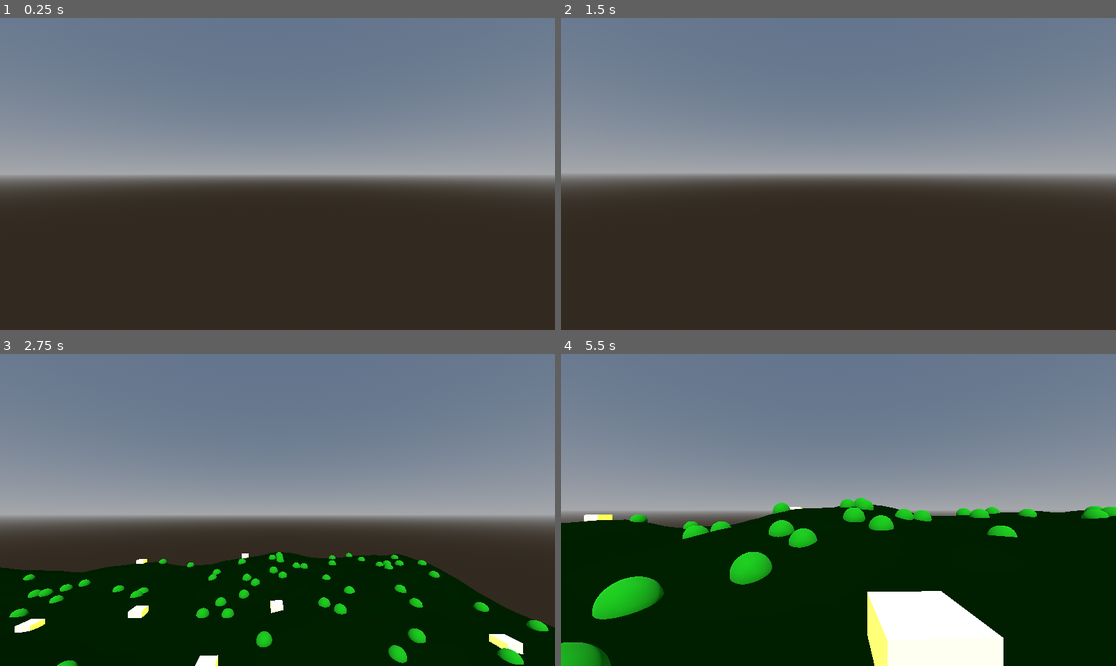
Above: before the commit, frames 1-4 (two rows, left to right).
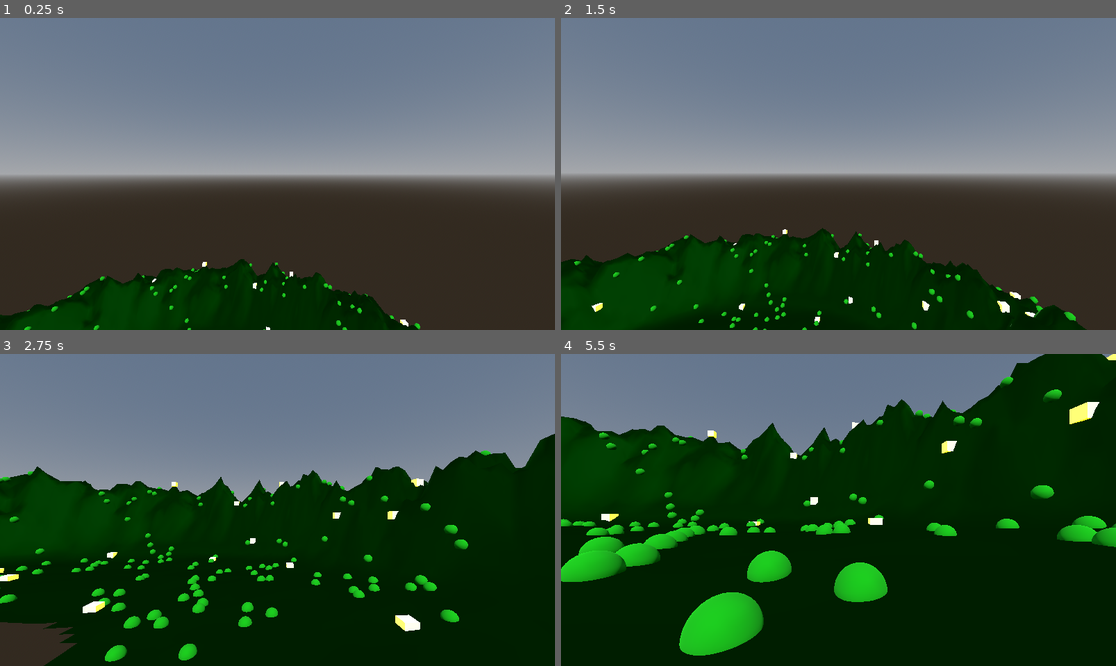
Above: after the commit, the same moments.

Repository: ShunNebula/MadeInAbyss
Game: Godot game, scene res://main.tscn
Two runs of this game, one before a commit and one after it. Both use one fixed random seed, a clock stepped at 60 frames per second and the inputs below.
Inputs (mouse positions are in pixels of both pictures, inside the frame that each line leads up to):
- Up to frame 1 (0.25 s): no input
- Up to frame 2 (1.5 s): tap Enter (ui_accept) at 0.5, 0.77 s; move the mouse to (866, 174) at 0.52 s; hold W (move_forward) from 0.53 s (still down); move the mouse to (810, 174) at 1.27 s
- Up to frame 3 (2.75 s): keep holding W (move_forward); tap Enter (ui_accept) at 1.52 s; move the mouse to (288, 503) at 2.02 s
- Up to frame 4 (5.5 s): keep holding W (move_forward); move the mouse to (832, 516) at 2.77 s; tap Enter (ui_accept) at 3.02, 3.77, 4.52 s; move the mouse to (877, 513) at 3.52 s; move the mouse to (794, 506) at 4.27 s; move the mouse to (844, 510) at 5.02 s

The runs differ from the first frame. In frame 1, 11% of the frame differs, in the area x 0-76%, y 77-100%; in frame 2, 22%; in frame 3, 36%; in frame 4, 49%, in the area x 0-100%, y 0-100%.

Commit message:
Create Mountain

Diff:
--- a/Scenes/Layers/Layer_01_Edge.tscn
+++ b/Scenes/Layers/Layer_01_Edge.tscn
@@ -12,7 +12,8 @@
 [node name="Layer01Edge" type="Node3D"]
 transform = Transform3D(1, 0, 0, 0, 1, 0, 0, 0, 1, 0, 553.02295, 0)
 script = ExtResource("1_8hnpc")
-height_multiplier = 10.0
+size_x = 100
+size_z = 100
 octaves = 7
 persistence = 100.0
 surface_material = ExtResource("2_47hoo")
@@ -20,6 +21,11 @@
 relic_scene = ExtResource("4_7dich")
 rock_density = 0.05
 relic_density = 0.005
+ring_radius = 40.0
+ring_inner_width = 12.0
+ring_shape_noise_scale = 0.25
+ring_shape_noise_strength = 10.0
+ring_height_noise_scale = 10.0
 
 [node name="TransitionZone" type="Area3D" parent="."]
 transform = Transform3D(1, 0, 0, 0, 1, 0, 0, 0, 1, 0, -10, 0)
--- a/Scripts/Generators/Layers/Layer_01_Generator.gd
+++ b/Scripts/Generators/Layers/Layer_01_Generator.gd
@@ -17,6 +17,16 @@
 @export var relic_scene: PackedScene
 @export var rock_density: float = 0.1      # 10% поверхности будет покрыто камнями
 @export var relic_density: float = 0.01    # 1% - реликвиями
+
+@export_group("Ring Mountains") # Создает красивую группу в инспекторе
+@export var ring_radius: float = 24.0 # Радиус, на котором будут пики гор
+@export var ring_inner_width: float = 8.0   # Ширина внутреннего обрыва (маленькая = резкий)
+@export var ring_outer_width: float = 30.0  # Ширина внешнего склона (большая = пологий)
+@export var ring_height: float = 15.0 # Дополнительная высота для гор
+@export var ring_shape_noise_scale: float = 0.05 # Масштаб шума для искажения формы
+@export var ring_shape_noise_strength: float = 4.0 # Сила искажения формы
+@export var ring_height_noise_scale: float = 0.08 # Масштаб шума для высоты пиков
+@export var ring_height_noise_strength: float = 0.5 # Влияние шума на высоту (0.5 = 50%)
 
 # Узел MeshInstance3D, который будет отображать нашу сгенерированную поверхность
 var terrain_mesh_instance: MeshInstance3D
@@ -35,42 +45,72 @@
 	print("Collision shape for surface created.")
 
 # Функция для получения высоты в точке (x, z)
-func _get_height(x: int, z: int) -> float:
-	var total_height = 0.0
+func _get_height(x_idx: int, z_idx: int) -> float:
+	# --- Часть 1: Базовый шум для общего рельефа (без изменений) ---
+	var base_noise_height = 0.0
+	# ... (весь код расчета base_noise_height, как и раньше) ...
+	# Я скопирую его сюда для полноты, чтобы ты мог просто заменить всю функцию
 	var current_amplitude = 1.0
-	var current_frequency = noise_scale # Начинаем с базовой частоты
-
-	# Для мульти-октавного шума (фрактальный шум)
+	var current_frequency = noise_scale
 	for i in range(octaves):
-		# Получаем 2D-шум из нашего гловального FastNoiseLite
-		# Умножаем координаты на текущую частоту, чтобы получить разные детали
-		# ШУм FastNoiseLite возвращает значения в диапозоне [-1, 1]
-		var noise_value = Global.noise.get_noise_2d(float(x) * current_frequency, float(z) * current_frequency)
-
-		# Добавляем к общей высоте, умножая на текущую амплитуду
-		total_height += noise_value * current_amplitude
-
-		# Обновляем амплитуду и частоту для следующей октавы
+		var noise_value = Global.noise.get_noise_2d(float(x_idx) * current_frequency, float(z_idx) * current_frequency)
+		base_noise_height += noise_value * current_amplitude
 		current_amplitude *= persistence
 		current_frequency *= lacunarity
-
-	# Нормализуем шум (т.к. tptal_height может выйти за [-1, 1] из-за октав)
-	# Этот шаг важен для контроля над height_multiplier.
-	var max_amplitude = 0.0 # Максимальная возможная амплитуда для заданного количества октав
+	var max_amplitude = 0.0
 	var amp = 1.0
 	for i in range(octaves):
 		max_amplitude += amp
 		amp *= persistence
-
-	# Если max_amplitude > 0, нормализуем, иначе избегаем деления на ноль.
 	if max_amplitude > 0:
-		total_height /= max_amplitude
+		base_noise_height /= max_amplitude
 	else:
-		total_height = 0.0
-
-	# Преобразуем шум [-1, 1] в [0, 1] (для удобства работы с высотами)
-	# Затем умножаем на height_multiplier, чтобы получить итоговую высоту
-	return (total_height + 1.0) * 0.5 * height_multiplier
+		base_noise_height = 0.0
+	base_noise_height = (base_noise_height + 1.0) * 0.5 * height_multiplier
+
+	# --- Часть 2: Искажение формы кольца (Domain Warping) ---
+	# Мы используем еще один шум, чтобы получить смещение для наших координат
+	var offset_x = Global.noise.get_noise_2d(float(x_idx) * ring_shape_noise_scale, float(z_idx) * ring_shape_noise_scale + 100.0)
+	var offset_z = Global.noise.get_noise_2d(float(x_idx) * ring_shape_noise_scale + 200.0, float(z_idx) * ring_shape_noise_scale)
+	# (+100.0, +200.0 - это просто смещение, чтобы использовать разные участки шума для X и Z)
+
+	var warped_x = float(x_idx) + offset_x * ring_shape_noise_strength
+	var warped_z = float(z_idx) + offset_z * ring_shape_noise_strength
+
+	# --- Часть 3: Расчет высоты асимметричного "бублика" ---
+	var centered_x = warped_x - (float(size_x) / 2.0)
+	var centered_z = warped_z - (float(size_z) / 2.0)
+	var distance_from_center = sqrt(centered_x * centered_x + centered_z * centered_z)
+
+	# Вычисляем НАПРАВЛЕННОЕ расстояние от пика. < 0 = внутри, > 0 = снаружи.
+	var signed_distance_from_ring = distance_from_center - ring_radius
+
+	var ring_strength = 0.0
+
+	# ПРОВЕРЯЕМ, ГДЕ МЫ НАХОДИМСЯ
+	if signed_distance_from_ring < 0:
+		# --- Мы на ВНУТРЕННЕМ склоне (обрыв) ---
+		# Используем маленькую ширину для резкого спада
+		if ring_inner_width > 0:
+			ring_strength = 1.0 - smoothstep(0.0, ring_inner_width, abs(signed_distance_from_ring))
+	else:
+		# --- Мы на ВНЕШНЕМ склоне ---
+		# Используем большую ширину для пологого спада
+		if ring_outer_width > 0:
+			ring_strength = 1.0 - smoothstep(0.0, ring_outer_width, signed_distance_from_ring)
+
+	# --- Часть 4: Искажение высоты кольца (без изменений) ---
+	var height_noise = Global.noise.get_noise_2d(float(x_idx) * ring_height_noise_scale, float(z_idx) * ring_height_noise_scale)
+	var modulated_ring_height = ring_height * (1.0 + (height_noise * ring_height_noise_strength))
+	var mountain_height = modulated_ring_height * ring_strength
+
+	# --- Часть 5: Комбинируем всё вместе ---
+	# Мы хотим, чтобы горы "вырастали" из базового ландшафта, а не просто ставились поверх.
+	# Поэтому мы используем max(), чтобы выбрать большее из двух значений.
+	# Но чтобы сделать переход плавным, мы смешаем их с помощью ring_strength.
+	var final_height = lerp(base_noise_height, max(base_noise_height, mountain_height), ring_strength)
+
+	return final_height
 
 func generate_surface():
 	print("Generating surface...")
--- a/main.tscn
+++ b/main.tscn
@@ -21,7 +21,7 @@
 [node name="LayerContainer" type="Node3D" parent="."]
 
 [node name="Player" parent="." instance=ExtResource("1_ig7tw")]
-transform = Transform3D(1, 0, 0, 0, 1, 0, 0, 0, 1, 10, 600, 10)
+transform = Transform3D(1, 0, 0, 0, 1, 0, 0, 0, 1, 20, 600, 20)
 
 [node name="DirectionalLight3D" type="DirectionalLight3D" parent="."]
 transform = Transform3D(1, 0, 0, 0, 0.70710677, 0.70710677, 0, -0.70710677, 0.70710677, 0, 0, 0)
